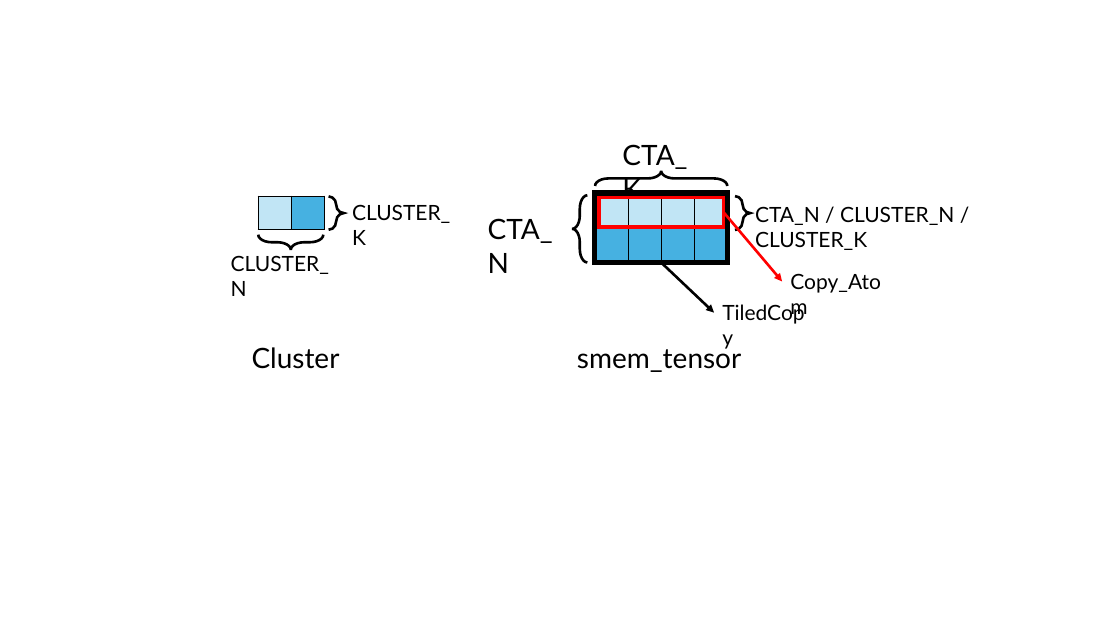
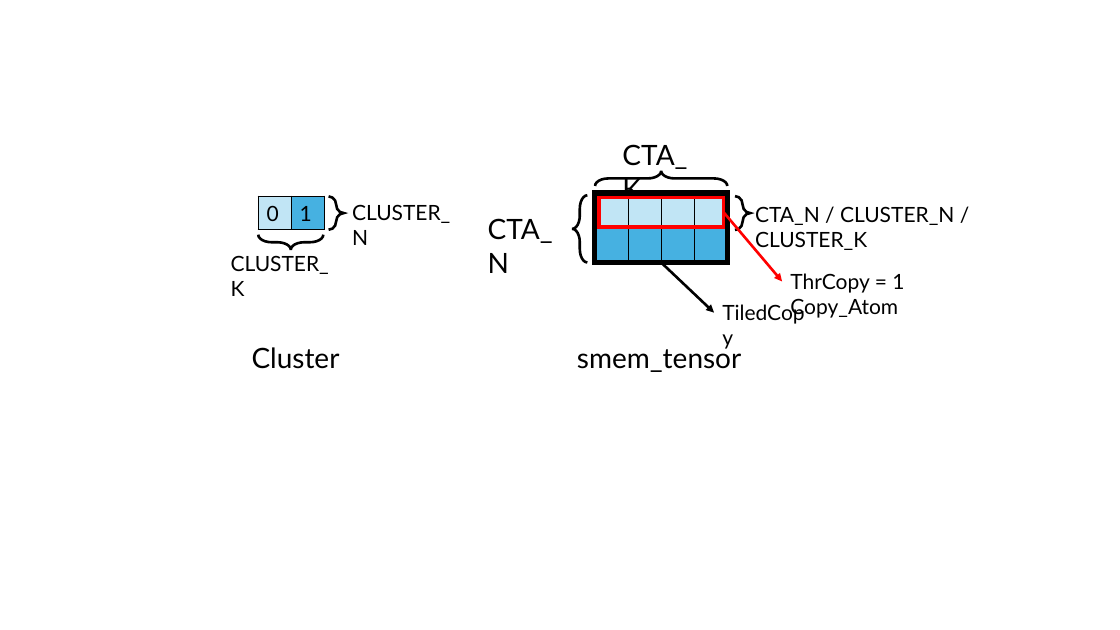
Before and after one commit to Yang-YiFan/Yang-YiFan.github.io, a slide deck: slide 5 of blogs/cute_tma/figures.pptx. Drawn at 1120x630 pixels with LibreOffice and Linux fonts; fonts in the diff are those of the drawing. Boxes give left, top, right and bottom in pixels: in the first picture for what was removed or moved away, otherwise in the second. Text is boxed around its words. In the diff, an @@ line names an element or a change of style, - is before the commit and + after.

```diff
--- a/blogs/cute_tma/figures.pptx
+++ b/blogs/cute_tma/figures.pptx
@@ table at [258,196,323,229] @@
-row 1, column 1: 
+row 1, column 1: 0
-row 1, column 2: 
+row 1, column 2: 1
@@ text at [352,204,450,245]: text changed @@
-CLUSTER_K
+CLUSTER_N
@@ text at [231,255,329,296]: text changed @@
-CLUSTER_N
+CLUSTER_K
@@ text at [790,273,904,319]: text changed @@
-Copy_Atom
+ThrCopy = 1 Copy_Atom
```
Also in this commit, not shown: 1 other slide changed, 2 other files.
